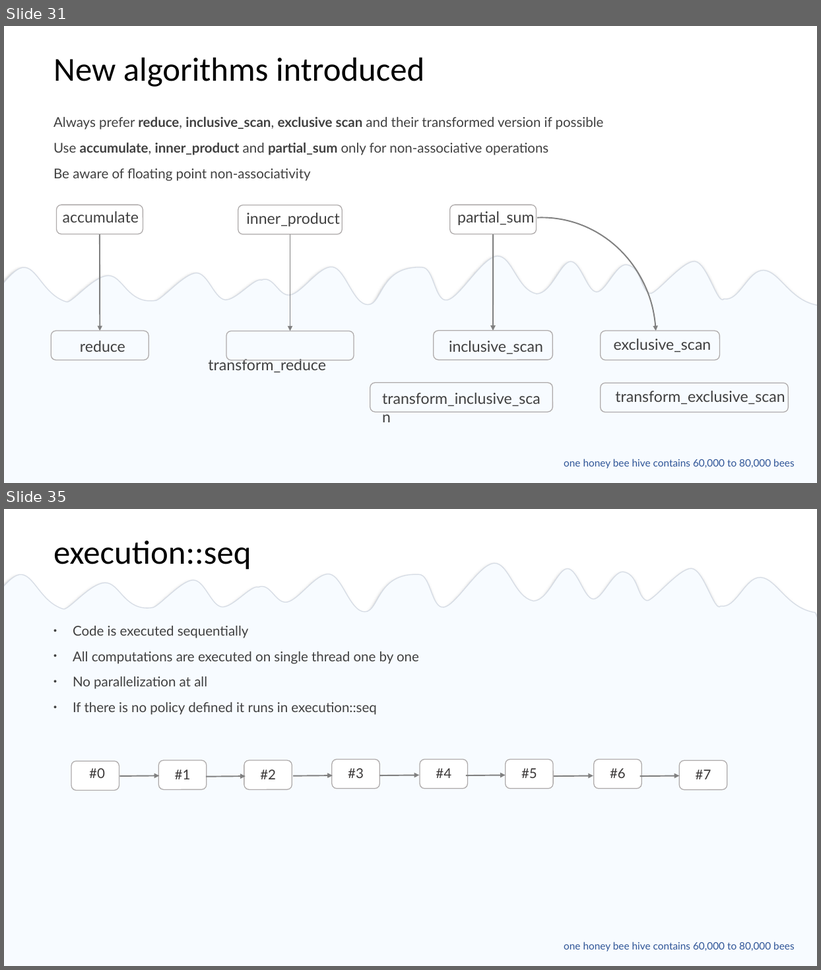
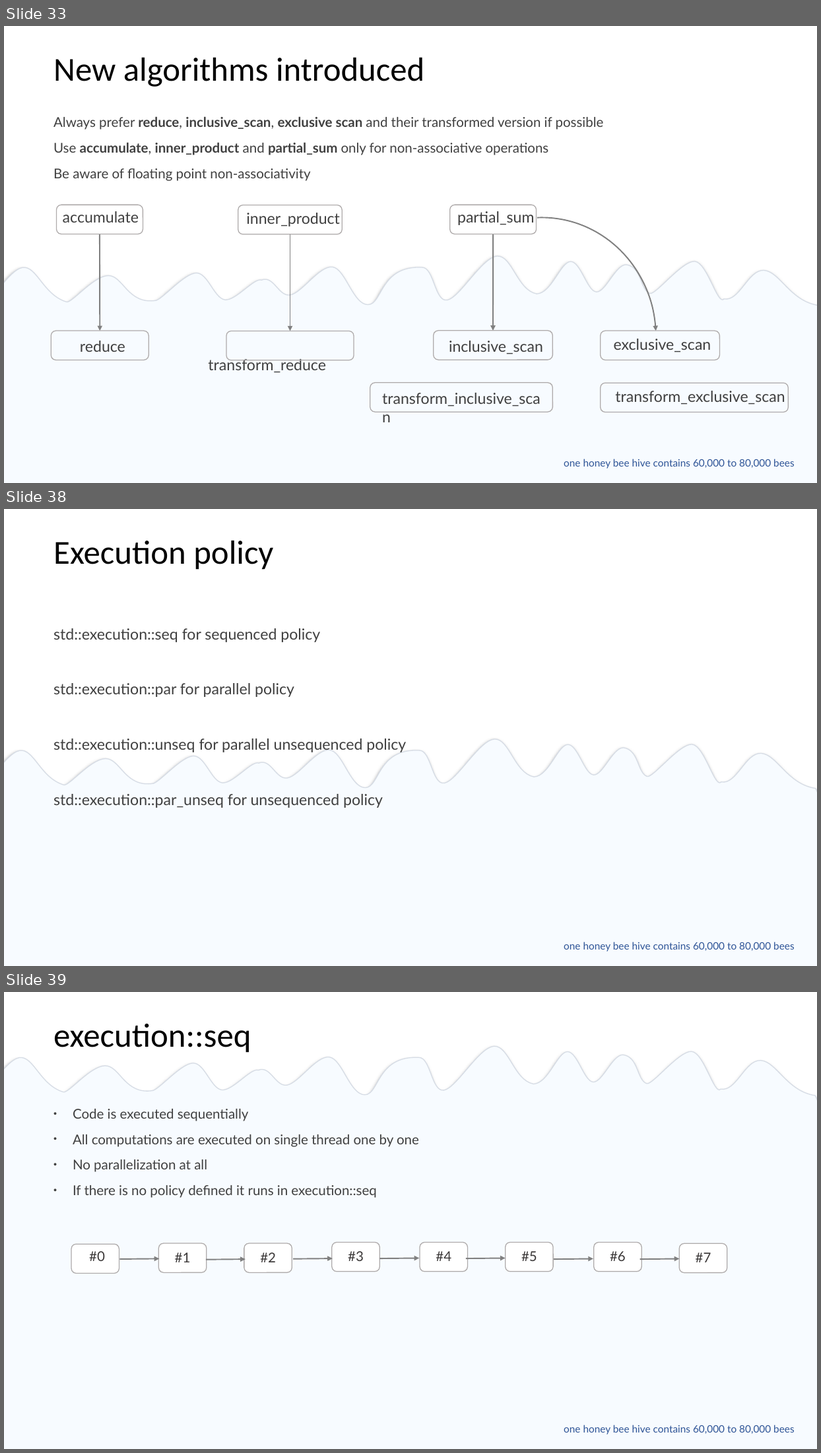
Before and after one commit to EmptySquareBubble/StoriesFromAParallelUniverse-, a slide deck: stories_from_a_paralel_universe.pptx. Shown one above the other, each under a label of ours: slides 31 and 35 before the commit, slides 33, 38 and 39 after it; the slides between them are not shown. The pictures are 821x970 and 821x1453 pixels, drawn with LibreOffice and Linux fonts; fonts in the diff are those of the drawing. Boxes give left, top, right and bottom in pixels: in the first picture for what was removed or moved away, otherwise in the second. Text is boxed around its words. In the diff, an @@ line names an element or a change of style, - is before the commit and + after.

```diff
--- a/stories_from_a_paralel_universe.pptx
+++ b/stories_from_a_paralel_universe.pptx
@@ slide 38 added at bbox=[4, 509, 817, 966], background #FFFFFF @@
@@ title added at bbox=[54, 540, 273, 570], 39.6 pt, text #000000 @@
+Execution policy
@@ text added at bbox=[54, 628, 406, 808], 18 pt, text #404040 @@
+  std::execution::seq for sequenced policy
+  std::execution::par for parallel policy
+  std::execution::unseq for parallel unsequenced policy
+  std::execution::par_unseq for unsequenced policy
@@ freeform shape added at bbox=[4, 730, 817, 815], fill #F7FBFF, outline #D6DCE5 1 pt @@
@@ rectangle added at bbox=[4, 795, 817, 966], fill #F7FBFF @@
@@ text added at bbox=[564, 942, 795, 952], 12 pt, text #2F5597 @@
+  one honey bee hive contains 60,000 to 80,000 bees
@@ what was slide 31 is now slide 33 @@
@@ what was slide 35 is now slide 39 @@
```
Also in this commit, not shown: 9 slides changed, 3 other slides added.
